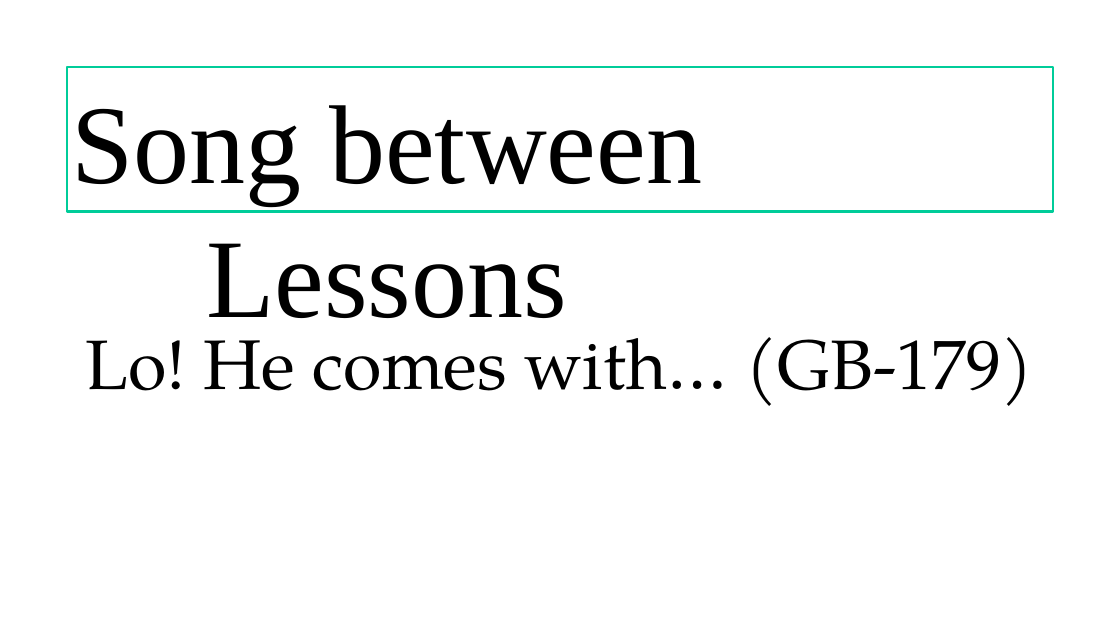
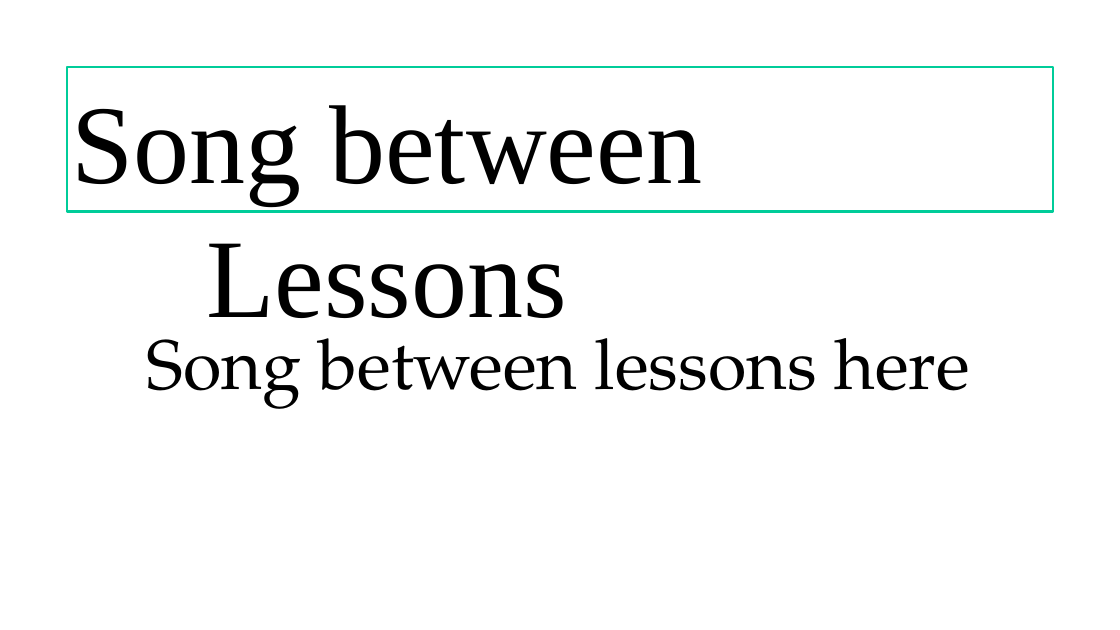
Before and after one commit to gijocode/Church_PPT_Utility, a slide deck: slide 4 of templates/PPT English Service.pptx. Drawn at 1120x630 pixels with LibreOffice and Linux fonts; fonts in the diff are those of the drawing. Boxes give left, top, right and bottom in pixels: in the first picture for what was removed or moved away, otherwise in the second. Text is boxed around its words. In the diff, an @@ line names an element or a change of style, - is before the commit and + after.

```diff
--- a/templates/PPT English Service.pptx
+++ b/templates/PPT English Service.pptx
@@ text at (x1=147, y1=315, x2=969, y2=409): text changed @@
-Lo! He comes with… (GB-179)
+Song between lessons here
```
Also in this commit, not shown: 1 other slide changed, 2 slides added, 2 slides removed, 1 other file.
